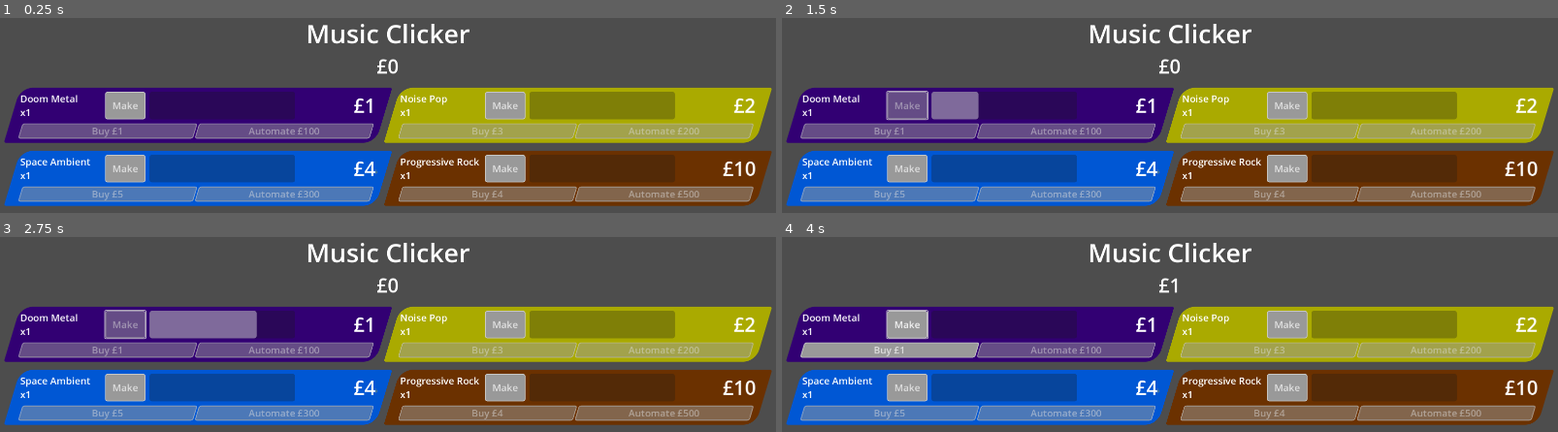
Above: before the commit, frames 1-4 (two rows, left to right).
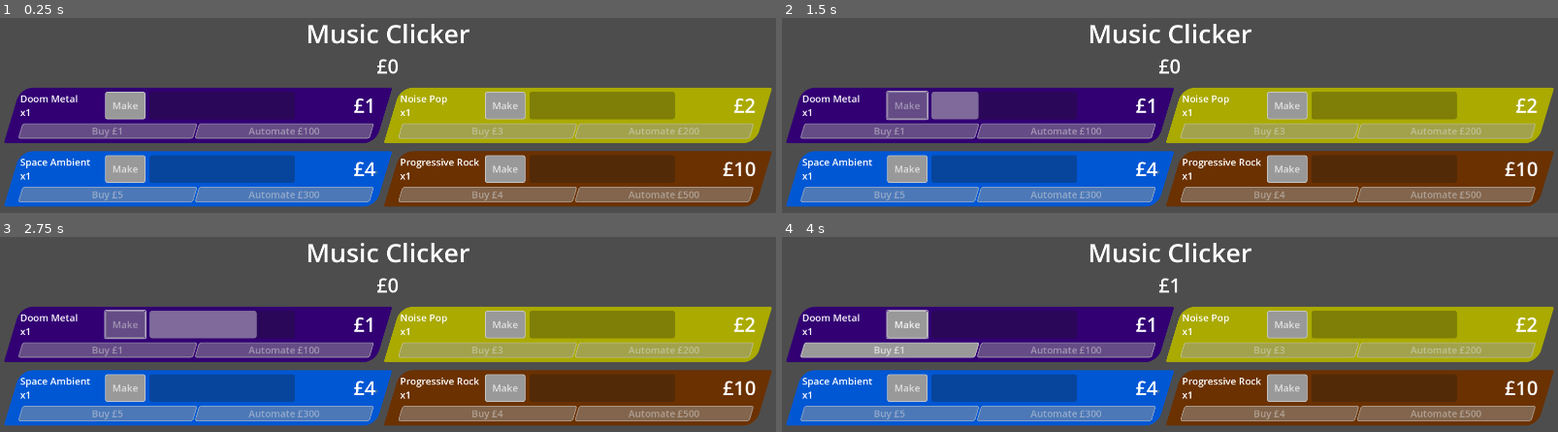
Above: after the commit, the same moments.

Repository: phrasmotica/music-clicker
Game: Godot game, scene res://game.tscn
Same seed, same stepped clock (60 frames per second), same inputs: the game is played once before the commit and once after it.
Inputs (mouse positions are in pixels of both pictures, inside the frame that each line leads up to):
- Up to frame 1 (0.25 s): no input
- Up to frame 2 (1.5 s): click "Make" at 0.5 s; tap Enter at 1.25 s; move the mouse to (1340, 203) at 1.27 s; hold D from 1.28 s (still down); hold Shift from 1.28 s (still down); click (1340, 203) at 1.42 s
- Up to frame 3 (2.75 s): release D at 2 s; release Shift at 2 s; drag from (outside the picture) to (outside the picture) at 2.02 s
- Up to frame 4 (4 s): move the mouse to (1247, 348) at 2.77 s; hold D 2.78-3.5 s; tap Z at 2.85 s; drag from (outside the picture) to (937, 379) at 3.52 s

The runs differ from the first frame. In frame 1, 3.5% of the frame differs, in the area x 0-100%, y 60-98%; in frame 2, 3.5%; in frame 3, 3.5%; in frame 4, 3.5%.

Commit message:
Create a "locked" mode in product meter scene

Diff:
--- a/scenes/product_meter.tscn
+++ b/scenes/product_meter.tscn
@@ -2,9 +2,16 @@
 
 [ext_resource type="Theme" uid="uid://dkomyb52bvbhj" path="res://ui_theme.tres" id="1_ygrlx"]
 [ext_resource type="Script" uid="uid://bi4d6ylh4sgrp" path="res://scripts/product_meter.gd" id="1_ynjkp"]
-[ext_resource type="StyleBox" uid="uid://ccr1mhrm5bndo" path="res://theme/panel_product_meter_panel.tres" id="2_foft7"]
 [ext_resource type="PackedScene" uid="uid://c4chg6lkm2hr7" path="res://scenes/highlightable_text.tscn" id="3_yex1k"]
 [ext_resource type="Shader" uid="uid://d023wmok0gahg" path="res://shaders/text_outline_sweep_h.gdshader" id="4_n2ble"]
+
+[sub_resource type="StyleBoxFlat" id="StyleBoxFlat_n2ble"]
+bg_color = Color(0.709696, 0.57952, 0.338334, 1)
+skew = Vector2(0.3, 0)
+corner_radius_top_left = 30
+corner_radius_top_right = 5
+corner_radius_bottom_right = 30
+corner_radius_bottom_left = 5
 
 [sub_resource type="ShaderMaterial" id="ShaderMaterial_foft7"]
 resource_local_to_scene = true
@@ -17,14 +24,16 @@
 shader_parameter/progress = 1.00958
 
 [node name="ProductMeter" type="PanelContainer"]
+custom_minimum_size = Vector2(860, 137)
 offset_right = 860.0
 offset_bottom = 137.0
 size_flags_horizontal = 3
 theme = ExtResource("1_ygrlx")
 theme_type_variation = &"ProductMeterPanel"
-theme_override_styles/panel = ExtResource("2_foft7")
+theme_override_styles/panel = SubResource("StyleBoxFlat_n2ble")
 script = ExtResource("1_ynjkp")
-background_colour = Color(0.709696, 0.57952, 0.338334, 1)
+is_unlocked = true
+locked_colour = Color(0.6, 0.6, 0.6, 1)
 
 [node name="MarginContainer" type="MarginContainer" parent="."]
 layout_mode = 2
@@ -33,32 +42,33 @@
 theme_override_constants/margin_right = 20
 theme_override_constants/margin_bottom = 10
 
-[node name="VBoxContainer" type="VBoxContainer" parent="MarginContainer"]
+[node name="UnlockedModeContainer" type="VBoxContainer" parent="MarginContainer"]
+unique_name_in_owner = true
 layout_mode = 2
 theme_override_constants/separation = 10
 
-[node name="ProductionControls" type="HBoxContainer" parent="MarginContainer/VBoxContainer"]
+[node name="ProductionControls" type="HBoxContainer" parent="MarginContainer/UnlockedModeContainer"]
 layout_mode = 2
 theme_override_constants/separation = 10
 
-[node name="VBoxContainer" type="VBoxContainer" parent="MarginContainer/VBoxContainer/ProductionControls"]
+[node name="VBoxContainer" type="VBoxContainer" parent="MarginContainer/UnlockedModeContainer/ProductionControls"]
 custom_minimum_size = Vector2(200, 0)
 layout_mode = 2
 theme_override_constants/separation = 0
 
-[node name="NameLabel" type="Label" parent="MarginContainer/VBoxContainer/ProductionControls/VBoxContainer"]
+[node name="NameLabel" type="Label" parent="MarginContainer/UnlockedModeContainer/ProductionControls/VBoxContainer"]
 unique_name_in_owner = true
 layout_mode = 2
 theme_override_font_sizes/font_size = 24
 text = "<product_name>"
 
-[node name="AmountLabel" type="Label" parent="MarginContainer/VBoxContainer/ProductionControls/VBoxContainer"]
+[node name="AmountLabel" type="Label" parent="MarginContainer/UnlockedModeContainer/ProductionControls/VBoxContainer"]
 unique_name_in_owner = true
 layout_mode = 2
 theme_override_font_sizes/font_size = 24
 text = "x0"
 
-[node name="MakeButton" type="Button" parent="MarginContainer/VBoxContainer/ProductionControls"]
+[node name="MakeButton" type="Button" parent="MarginContainer/UnlockedModeContainer/ProductionControls"]
 unique_name_in_owner = true
 custom_minimum_size = Vector2(100, 0)
 layout_mode = 2
@@ -67,7 +77,7 @@
 disabled = true
 text = "Make"
 
-[node name="ProgressBar" type="ProgressBar" parent="MarginContainer/VBoxContainer/ProductionControls"]
+[node name="ProgressBar" type="ProgressBar" parent="MarginContainer/UnlockedModeContainer/ProductionControls"]
 unique_name_in_owner = true
 layout_mode = 2
 size_flags_horizontal = 3
@@ -75,26 +85,26 @@
 theme_override_font_sizes/font_size = 24
 show_percentage = false
 
-[node name="HBoxContainer" type="HBoxContainer" parent="MarginContainer/VBoxContainer/ProductionControls"]
+[node name="HBoxContainer" type="HBoxContainer" parent="MarginContainer/UnlockedModeContainer/ProductionControls"]
 custom_minimum_size = Vector2(190, 0)
 layout_mode = 2
 theme_override_constants/separation = 0
 
-[node name="Spacer" type="Control" parent="MarginContainer/VBoxContainer/ProductionControls/HBoxContainer"]
+[node name="Spacer" type="Control" parent="MarginContainer/UnlockedModeContainer/ProductionControls/HBoxContainer"]
 layout_mode = 2
 size_flags_horizontal = 3
 
-[node name="RewardLabel" parent="MarginContainer/VBoxContainer/ProductionControls/HBoxContainer" instance=ExtResource("3_yex1k")]
+[node name="RewardLabel" parent="MarginContainer/UnlockedModeContainer/ProductionControls/HBoxContainer" instance=ExtResource("3_yex1k")]
 unique_name_in_owner = true
 material = SubResource("ShaderMaterial_foft7")
 layout_mode = 2
 text = "£0"
 duration = 0.5
 
-[node name="UpgradeButtons" type="HBoxContainer" parent="MarginContainer/VBoxContainer"]
+[node name="UpgradeButtons" type="HBoxContainer" parent="MarginContainer/UnlockedModeContainer"]
 layout_mode = 2
 
-[node name="BuyButton" type="Button" parent="MarginContainer/VBoxContainer/UpgradeButtons"]
+[node name="BuyButton" type="Button" parent="MarginContainer/UnlockedModeContainer/UpgradeButtons"]
 unique_name_in_owner = true
 layout_mode = 2
 size_flags_horizontal = 3
@@ -103,7 +113,7 @@
 disabled = true
 text = "Buy £0"
 
-[node name="AutomateButton" type="Button" parent="MarginContainer/VBoxContainer/UpgradeButtons"]
+[node name="AutomateButton" type="Button" parent="MarginContainer/UnlockedModeContainer/UpgradeButtons"]
 unique_name_in_owner = true
 layout_mode = 2
 size_flags_horizontal = 3
@@ -112,10 +122,24 @@
 disabled = true
 text = "Automate £0"
 
-[node name="Spacer" type="Control" parent="MarginContainer/VBoxContainer/UpgradeButtons"]
+[node name="Spacer" type="Control" parent="MarginContainer/UnlockedModeContainer/UpgradeButtons"]
 custom_minimum_size = Vector2(6, 0)
 layout_mode = 2
 
-[connection signal="pressed" from="MarginContainer/VBoxContainer/ProductionControls/MakeButton" to="." method="_on_make_button_pressed"]
-[connection signal="pressed" from="MarginContainer/VBoxContainer/UpgradeButtons/BuyButton" to="." method="_on_buy_button_pressed"]
-[connection signal="pressed" from="MarginContainer/VBoxContainer/UpgradeButtons/AutomateButton" to="." method="_on_automate_button_pressed"]
+[node name="LockedModeContainer" type="VBoxContainer" parent="MarginContainer"]
+unique_name_in_owner = true
+visible = false
+layout_mode = 2
+theme_override_constants/separation = 10
+
+[node name="LockedLabel" type="Label" parent="MarginContainer/LockedModeContainer"]
+layout_mode = 2
+size_flags_vertical = 3
+theme_override_font_sizes/font_size = 86
+text = "LOCKED"
+horizontal_alignment = 1
+vertical_alignment = 1
+
+[connection signal="pressed" from="MarginContainer/UnlockedModeContainer/ProductionControls/MakeButton" to="." method="_on_make_button_pressed"]
+[connection signal="pressed" from="MarginContainer/UnlockedModeContainer/UpgradeButtons/BuyButton" to="." method="_on_buy_button_pressed"]
+[connection signal="pressed" from="MarginContainer/UnlockedModeContainer/UpgradeButtons/AutomateButton" to="." method="_on_automate_button_pressed"]
--- a/scripts/product_meter.gd
+++ b/scripts/product_meter.gd
@@ -32,7 +32,27 @@
 			reward_label.do_highlight()
 
 @export
+var is_unlocked := false:
+	set(value):
+		is_unlocked = value
+
+		_refresh()
+
+@export
 var is_automated := false
+
+@export
+var locked_colour: Color:
+	set(value):
+		locked_colour = value
+
+		_refresh()
+
+@onready
+var unlocked_container: Container = %UnlockedModeContainer
+
+@onready
+var locked_container: Container = %LockedModeContainer
 
 @onready
 var name_label: Label = %NameLabel
@@ -133,6 +153,12 @@
 	progress_bar.value = 0
 
 func _refresh() -> void:
+	if unlocked_container:
+		unlocked_container.visible = is_unlocked
+
+	if locked_container:
+		locked_container.visible = not is_unlocked
+
 	if _local_panel_style_box:
 		_local_panel_style_box.bg_color = _get_bg_colour()
 
@@ -177,6 +203,9 @@
 		automate_button.disabled = true
 
 func _get_bg_colour() -> Color:
+	if not is_unlocked:
+		return locked_colour
+
 	return product.colour if product else panel_style_box.bg_color
 
 func _get_reward() -> int:
